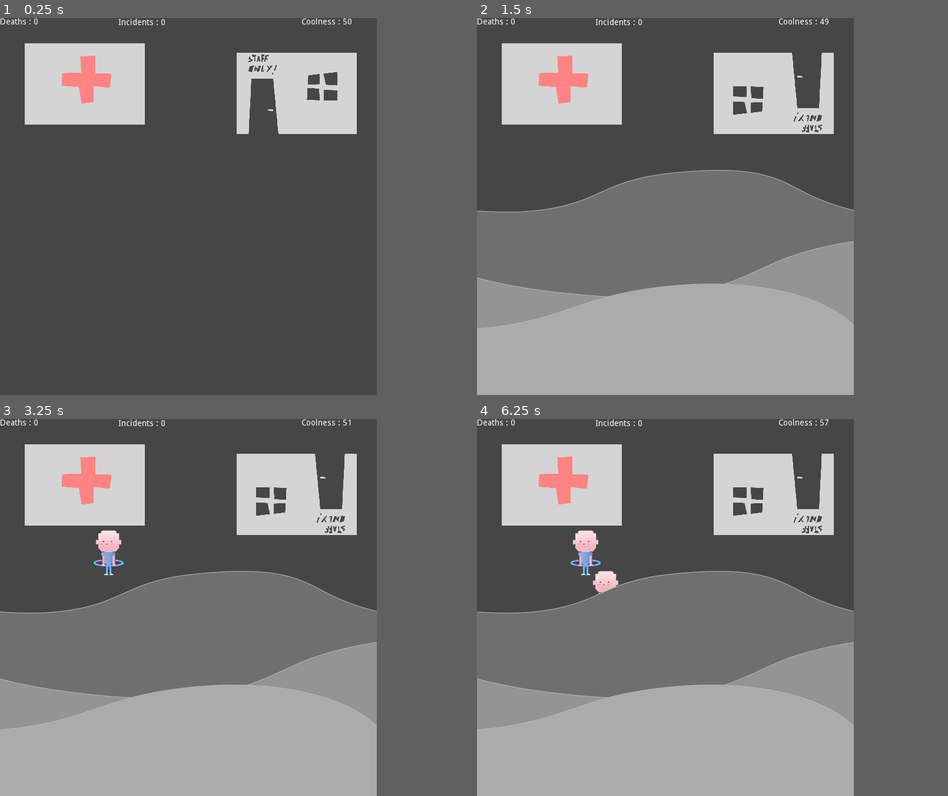
Above: before the commit, frames 1-4 (two rows, left to right).
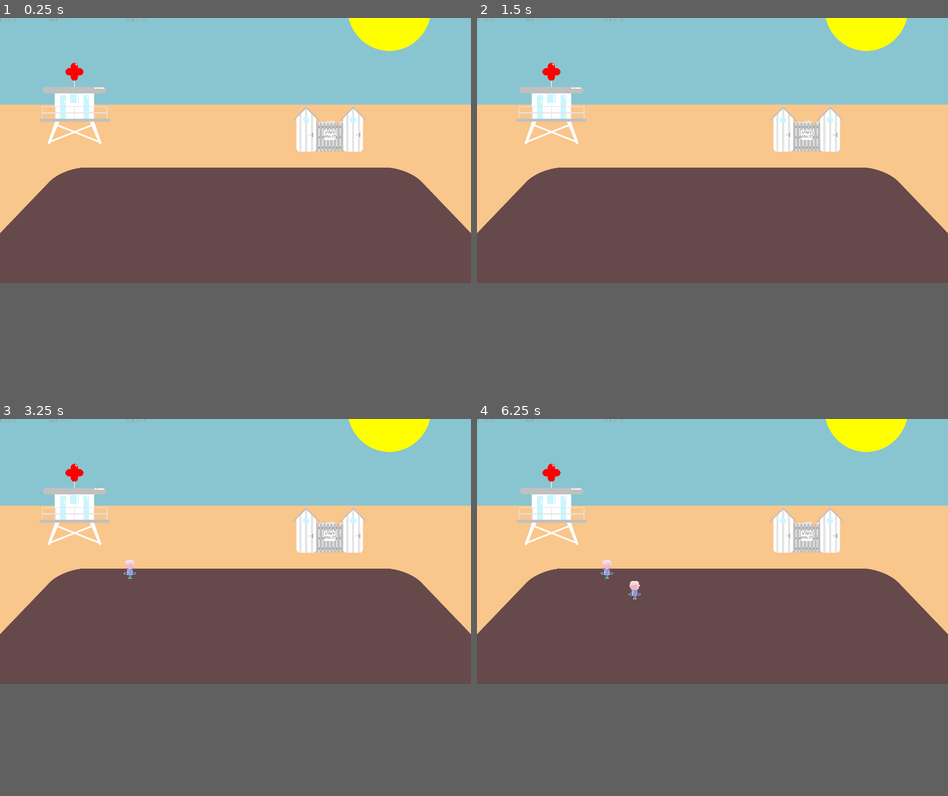
Above: after the commit, the same moments.

Repository: GuaranteedTrainwreck/LD47
Game: Godot game, scene res://Scenes/World/World.tscn
The game is run twice, just before and just after one commit, with the same random seed, the same clock (stepped at 60 frames per second) and the same inputs.
Inputs (mouse positions are in pixels of both pictures, inside the frame that each line leads up to):
- Up to frame 1 (0.25 s): no input
- Up to frame 2 (1.5 s): tap Enter at 0.5 s; move the mouse to (561, 85) at 0.52 s; hold Right mouse button (player_action) 0.53-1.28 s; click (561, 85) at 0.67 s; tap Space at 1.25 s; move the mouse to (773, 93) at 1.27 s; click (773, 93) at 1.35 s
- Up to frame 3 (3.25 s): tap Enter at 2 s; move the mouse to (226, 524) at 2.02 s; hold Right mouse button (player_action) 2.03-2.78 s; click (226, 524) at 2.17 s; tap Space at 2.75 s; move the mouse to (169, 682) at 2.77 s; click (169, 682) at 2.85 s
- Up to frame 4 (6.25 s): tap Enter at 3.5 s; move the mouse to (585, 554) at 3.52 s; hold Right mouse button (player_action) 3.53-4.28 s; click (585, 554) at 3.67 s; tap Space at 4.25 s; move the mouse to (552, 550) at 4.27 s; click (552, 550) at 4.35 s; move the mouse to (684, 607) at 5.02 s; hold Right mouse button (player_action) 5.03-5.78 s; click (684, 607) at 5.17 s; move the mouse to (608, 513) at 5.77 s; click (608, 513) at 5.85 s
In our replay, the window is 640x640 before the commit and 800x450 after it. These sizes can differ from the game's own. Grey fills any space a smaller window leaves; there, only what the larger window draws over its background counts as a difference.

The runs differ from the first frame. In frame 1, 65% of the frame differs, in the area x 0-100%, y 0-71%; in frame 2, 65%, in the area x 0-100%, y 0-74%; in frame 3, 65%; in frame 4, 65%.

Commit message:
added new assets

Diff:
--- a/Scenes/Infirmary/Infirmary.tscn
+++ b/Scenes/Infirmary/Infirmary.tscn
@@ -1,19 +1,20 @@
 [gd_scene load_steps=4 format=2]
 
-[ext_resource path="res://Assets/Levels/infirmarytemp.png" type="Texture" id=1]
+[ext_resource path="res://Assets/Infirmary/infirmary.png" type="Texture" id=1]
 [ext_resource path="res://Scripts/Infirmary/Infirmary.gd" type="Script" id=2]
 
 [sub_resource type="RectangleShape2D" id=1]
-extents = Vector2( 104, 64 )
+extents = Vector2( 136, 168 )
 
 [node name="Infirmary" type="StaticBody2D"]
 input_pickable = true
 script = ExtResource( 2 )
 
 [node name="CollisionShape2D" type="CollisionShape2D" parent="."]
+position = Vector2( 0, -24 )
 shape = SubResource( 1 )
 
 [node name="Sprite" type="Sprite" parent="."]
-scale = Vector2( 0.3, 0.3 )
+scale = Vector2( 0.5, 0.5 )
 texture = ExtResource( 1 )
 [connection signal="input_event" from="." to="." method="_on_Infirmary_input_event"]
--- a/Scenes/Staffcabin/Staffcabin.tscn
+++ b/Scenes/Staffcabin/Staffcabin.tscn
@@ -1,16 +1,17 @@
 [gd_scene load_steps=4 format=2]
 
-[ext_resource path="res://Assets/Levels/staffcabintemp.png" type="Texture" id=1]
+[ext_resource path="res://Assets/StaffCabin/staffcabin.png" type="Texture" id=1]
 [ext_resource path="res://Scripts/Staffcabin/Staffcabin.gd" type="Script" id=2]
 
 [sub_resource type="RectangleShape2D" id=1]
-extents = Vector2( 56, 56 )
+extents = Vector2( 144, 96 )
 
 [node name="Staffcabin" type="StaticBody2D"]
 input_pickable = true
 script = ExtResource( 2 )
 
 [node name="CollisionShape2D" type="CollisionShape2D" parent="."]
+position = Vector2( 0, -16 )
 shape = SubResource( 1 )
 
 [node name="Sprite" type="Sprite" parent="."]
--- a/Scenes/World/World.tscn
+++ b/Scenes/World/World.tscn
@@ -1,18 +1,37 @@
-[gd_scene load_steps=6 format=2]
+[gd_scene load_steps=9 format=2]
 
 [ext_resource path="res://Scenes/Infirmary/Infirmary.tscn" type="PackedScene" id=1]
 [ext_resource path="res://Scripts/World/World.gd" type="Script" id=2]
 [ext_resource path="res://Scenes/Staffcabin/Staffcabin.tscn" type="PackedScene" id=3]
 [ext_resource path="res://Scenes/HideScreen/HideScreen.tscn" type="PackedScene" id=4]
-[ext_resource path="res://Assets/Background/bgtemp.png" type="Texture" id=5]
+[ext_resource path="res://Assets/Background/ground.png" type="Texture" id=5]
+[ext_resource path="res://Assets/Background/dancefloor.png" type="Texture" id=6]
+[ext_resource path="res://Assets/Background/sky.png" type="Texture" id=7]
+[ext_resource path="res://Assets/Background/sun.png" type="Texture" id=8]
 
 [node name="World" type="Node2D"]
 script = ExtResource( 2 )
 
 [node name="bgtemp" type="Sprite" parent="."]
-position = Vector2( 320, 320 )
-scale = Vector2( 1.28, 1.28 )
+position = Vector2( 960, 540 )
+scale = Vector2( 1.28, 0.72 )
 texture = ExtResource( 5 )
+
+[node name="sky" type="Sprite" parent="."]
+position = Vector2( 960.125, 540 )
+scale = Vector2( 1.27983, 0.72 )
+texture = ExtResource( 7 )
+
+[node name="sun" type="Sprite" parent="."]
+position = Vector2( 1336, 540.718 )
+scale = Vector2( 0.698667, 0.720957 )
+texture = ExtResource( 8 )
+
+[node name="dancefloor" type="Sprite" parent="."]
+modulate = Color( 0.403922, 0.403922, 0.403922, 1 )
+position = Vector2( 960, 544 )
+scale = Vector2( 1.27967, 0.72 )
+texture = ExtResource( 6 )
 
 [node name="Coolness" type="Label" parent="."]
 margin_left = 512.0
@@ -44,10 +63,10 @@
 [node name="GlobalTimer" type="Timer" parent="."]
 
 [node name="Infirmary" parent="." instance=ExtResource( 1 )]
-position = Vector2( 144, 112 )
+position = Vector2( 304, 368 )
 
 [node name="Staffcabin" parent="." instance=ExtResource( 3 )]
-position = Vector2( 504, 128 )
+position = Vector2( 1344, 464 )
 
 [node name="HideScreen" parent="." instance=ExtResource( 4 )]
 z_index = 100
--- a/Scripts/Hoopers/HulaHooper.gd
+++ b/Scripts/Hoopers/HulaHooper.gd
@@ -1,10 +1,10 @@
 extends StaticBody2D
 
 #dancefloor limits
-const XMIN = 32
-const XMAX = 608
-const YMIN = 224
-const YMAX = 608
+const XMIN = 30
+const XMAX = 1920
+const YMIN = 608
+const YMAX = 1080
 
 #create random
 var rng = RandomNumberGenerator.new()
--- a/project.godot
+++ b/project.godot
@@ -21,8 +21,8 @@
 
 [display]
 
-window/size/width=640
-window/size/height=640
+window/size/width=1920
+window/size/height=1080
 window/stretch/mode="2d"
 window/stretch/aspect="keep"
 
Binary file added: Assets/Background/dancefloor.png
Not shown, added: Assets/Background/dancefloor.png.import
Binary file added: Assets/Background/ground.png
Not shown, added: Assets/Background/ground.png.import
Binary file added: Assets/Background/sky.png
Not shown, added: Assets/Background/sky.png.import
Binary file added: Assets/Background/sun.png
Not shown, added: Assets/Background/sun.png.import
Binary file added: Assets/Infirmary/infirmary.png
Not shown, added: Assets/Infirmary/infirmary.png.import
Binary file added: Assets/StaffCabin/beer.png
Not shown, added: Assets/StaffCabin/beer.png.import
(and 8 more such lines)
